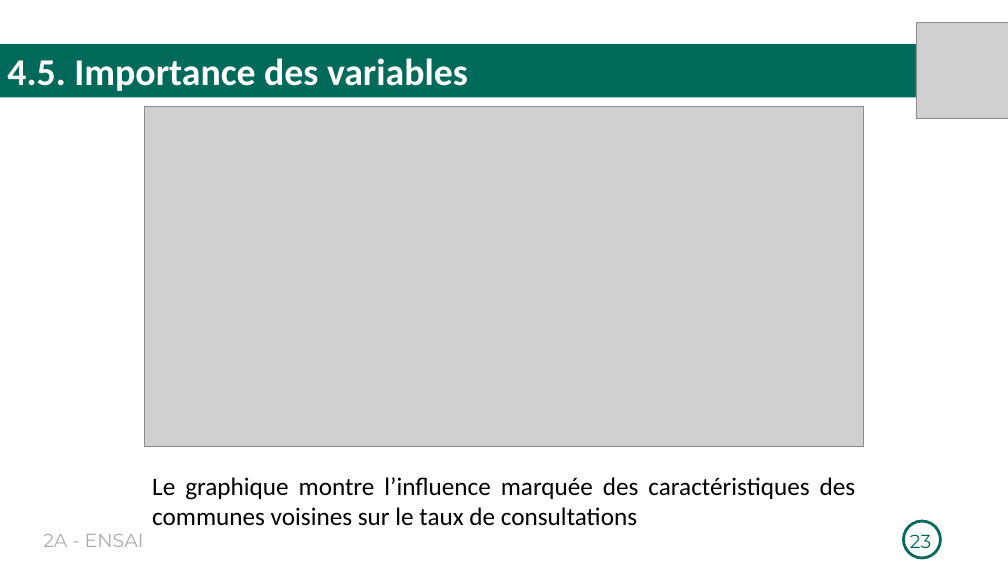
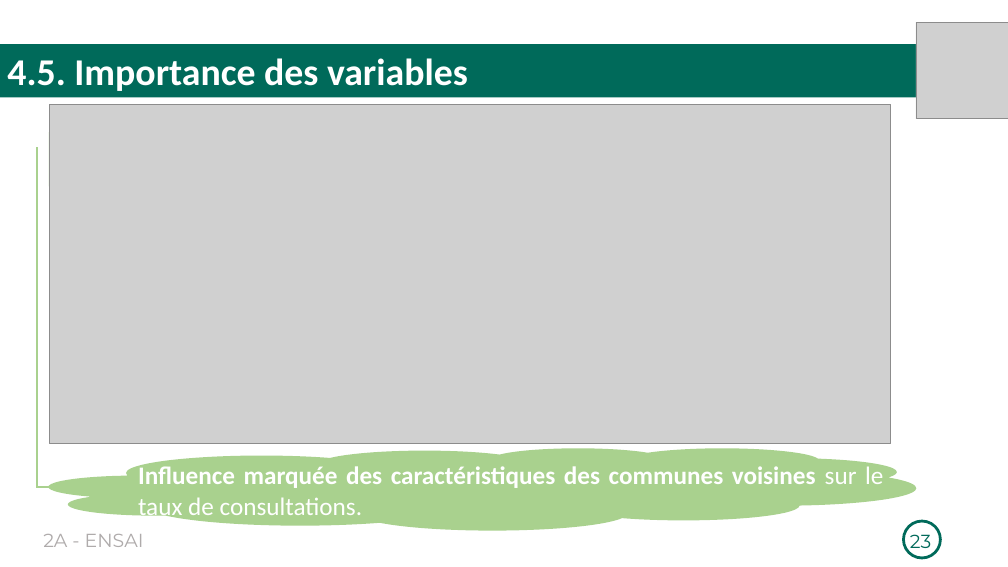
Before and after one commit to Richard-GOZAN/Projet-Stat-2A-Ensai, a slide deck: slide 23 of Présentation/Soutenance_Groupe25.pptx. Drawn at 1008x567 pixels with LibreOffice and Linux fonts; fonts in the diff are those of the drawing; grey boxes stand for pictures. Boxes give left, top, right and bottom in pixels: in the first picture for what was removed or moved away, otherwise in the second. Text is boxed around its words. In the diff, an @@ line names an element or a change of style, - is before the commit and + after.

```diff
--- a/Présentation/Soutenance_Groupe25.pptx
+++ b/Présentation/Soutenance_Groupe25.pptx
@@ picture: place and size @@
-picture at (144,107,863,446)
+picture at (49,104,892,444)
@@ rounded rectangle added at (49,119,318,200), fill #A9D18E @@
@@ elbow arrow added from (37, 147) to (61, 487), #A9D18E 2.25 pt @@
@@ cloud added at (49,448,917,531), fill #A9D18E @@
@@ text at (138,464,883,521): text changed; text colour #000000 to #FFFFFF; bold on @@
-Le graphique montre l’influence marquée des caractéristiques des communes voisines sur le taux de consultations
+Influence marquée des caractéristiques des communes voisines sur le taux de consultations.
```
Also in this commit, not shown: 4 other slides changed, 1 slide added, 1 slide removed, 1 other file.
